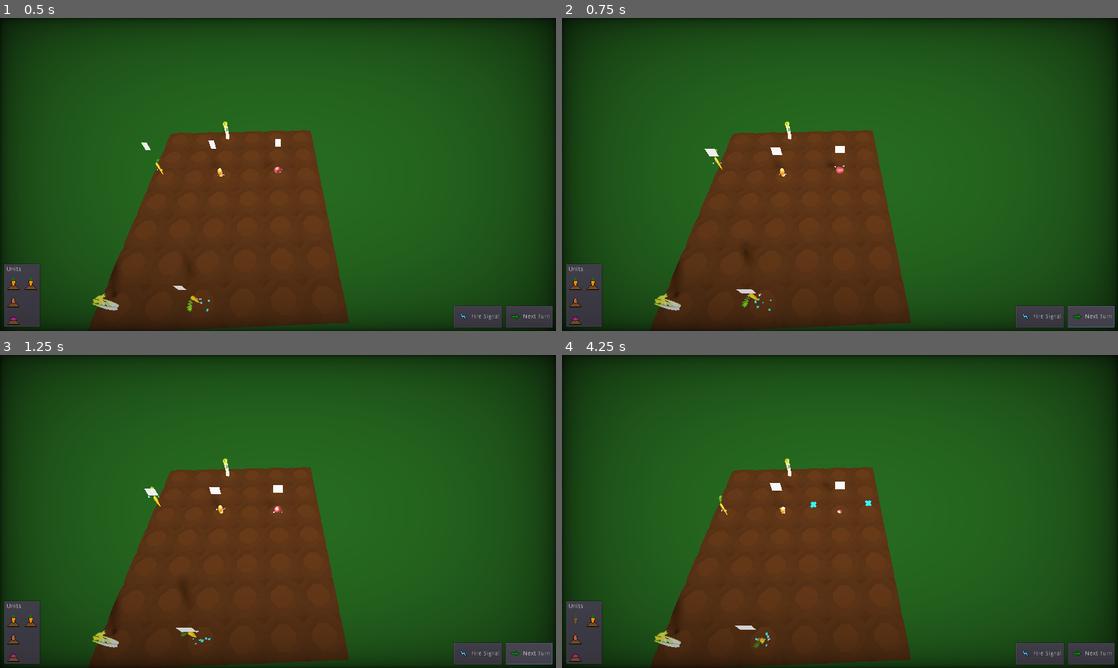
Above: before the commit, frames 1-4 (two rows, left to right).
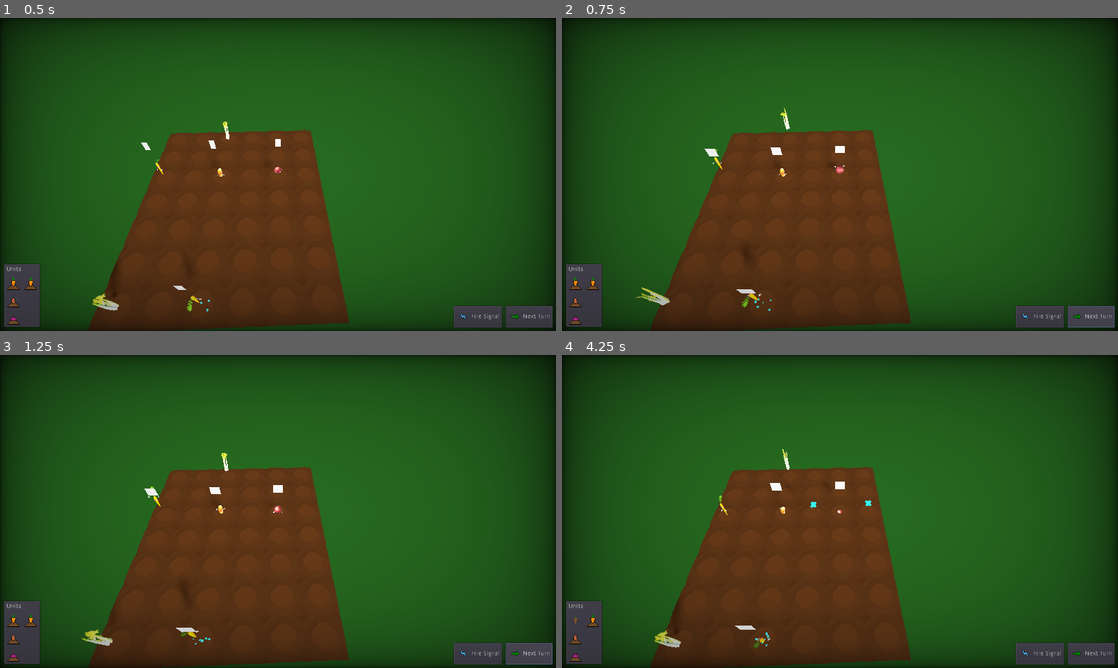
Above: after the commit, the same moments.

Repository: wingedadventurer/gwj-xii
Game: Godot game, scene res://scenes/levels/level_test.tscn
The game is run twice, just before and just after one commit, with the same random seed, the same clock (stepped at 60 frames per second) and the same inputs.
Inputs (mouse positions are in pixels of both pictures, inside the frame that each line leads up to):
- Up to frame 1 (0.5 s): no input
- Up to frame 2 (0.75 s): click "Next Turn" at 0.5 s
- Up to frame 3 (1.25 s): no input
- Up to frame 4 (4.25 s): click "Next Turn" at 1.25 s; click "Fire Signal" at 2 s; click (573, 621) at 2.77 s; click "Unbury" at 3.5 s

Frame 1 is identical in both runs. In frame 2, 0.3% of the frame differs, in the area x 13-42%, y 28-94%; in frame 3, 0.2%; in frame 4, less than 0.1%.

Commit message:
Add win (and lose) screen

Diff:
--- a/godot-project/default_bus_layout.tres
+++ b/godot-project/default_bus_layout.tres
@@ -3,7 +3,7 @@
 [resource]
 bus/1/name = "Music"
 bus/1/solo = false
-bus/1/mute = false
+bus/1/mute = true
 bus/1/bypass_fx = false
 bus/1/volume_db = 0.0
 bus/1/send = "Master"
--- a/godot-project/scenes/celery.tscn
+++ b/godot-project/scenes/celery.tscn
@@ -1,10 +1,81 @@
-[gd_scene load_steps=4 format=2]
+[gd_scene load_steps=7 format=2]
 
 [ext_resource path="res://scripts/celery.gd" type="Script" id=1]
 [ext_resource path="res://models/celery.tscn" type="PackedScene" id=2]
 
 [sub_resource type="BoxShape" id=1]
 extents = Vector3( 0.3, 0.3, 0.3 )
+
+[sub_resource type="Animation" id=2]
+resource_name = "bury"
+tracks/0/type = "value"
+tracks/0/path = NodePath("model:translation")
+tracks/0/interp = 1
+tracks/0/loop_wrap = true
+tracks/0/imported = false
+tracks/0/enabled = true
+tracks/0/keys = {
+"times": PoolRealArray( 0, 1 ),
+"transitions": PoolRealArray( 2, 1 ),
+"update": 0,
+"values": [ Vector3( 0, 0.5, 0 ), Vector3( 0, 0, 0 ) ]
+}
+tracks/1/type = "value"
+tracks/1/path = NodePath("model:rotation_degrees")
+tracks/1/interp = 1
+tracks/1/loop_wrap = true
+tracks/1/imported = false
+tracks/1/enabled = true
+tracks/1/keys = {
+"times": PoolRealArray( 0, 1 ),
+"transitions": PoolRealArray( 0.420448, 1 ),
+"update": 0,
+"values": [ Vector3( 0, 0, 0 ), Vector3( 0, 360, 0 ) ]
+}
+
+[sub_resource type="Animation" id=3]
+resource_name = "spin"
+length = 2.0
+loop = true
+tracks/0/type = "value"
+tracks/0/path = NodePath("model:rotation_degrees")
+tracks/0/interp = 1
+tracks/0/loop_wrap = true
+tracks/0/imported = false
+tracks/0/enabled = true
+tracks/0/keys = {
+"times": PoolRealArray( 0, 2 ),
+"transitions": PoolRealArray( 1, 1 ),
+"update": 0,
+"values": [ Vector3( 0, 0, 0 ), Vector3( 0, 360, 0 ) ]
+}
+
+[sub_resource type="Animation" id=4]
+resource_name = "unbury"
+tracks/0/type = "value"
+tracks/0/path = NodePath("model:translation")
+tracks/0/interp = 1
+tracks/0/loop_wrap = true
+tracks/0/imported = false
+tracks/0/enabled = true
+tracks/0/keys = {
+"times": PoolRealArray( 0, 1 ),
+"transitions": PoolRealArray( 0.5, 1 ),
+"update": 0,
+"values": [ Vector3( 0, 0, 0 ), Vector3( 0, 0.5, 0 ) ]
+}
+tracks/1/type = "value"
+tracks/1/path = NodePath("model:rotation_degrees")
+tracks/1/interp = 1
+tracks/1/loop_wrap = true
+tracks/1/imported = false
+tracks/1/enabled = true
+tracks/1/keys = {
+"times": PoolRealArray( 0, 1 ),
+"transitions": PoolRealArray( 0.68302, 1 ),
+"update": 0,
+"values": [ Vector3( 0, 0, 0 ), Vector3( 0, 360, 0 ) ]
+}
 
 [node name="celery" type="Spatial" groups=[
 "celery",
@@ -21,4 +92,10 @@
 shape = SubResource( 1 )
 
 [node name="model" parent="." instance=ExtResource( 2 )]
+transform = Transform( 0.4, 0, 6.99382e-008, 0, 0.4, 0, -6.99382e-008, 0, 0.4, 0, 0, 0 )
+
+[node name="animation_player" type="AnimationPlayer" parent="."]
+anims/bury = SubResource( 2 )
+anims/spin = SubResource( 3 )
+anims/unbury = SubResource( 4 )
 [connection signal="body_entered" from="signal_receive_area" to="." method="_on_signal_receive_area_body_entered"]
--- a/godot-project/scenes/levels/level_test.tscn
+++ b/godot-project/scenes/levels/level_test.tscn
@@ -8,7 +8,7 @@
 [ext_resource path="res://scenes/signal_start.tscn" type="PackedScene" id=6]
 [ext_resource path="res://scenes/celery.tscn" type="PackedScene" id=7]
 
-[node name="level" index="0" instance=ExtResource( 1 )]
+[node name="level" instance=ExtResource( 1 )]
 
 [node name="collision_polygon" parent="playable_area" index="0"]
 polygon = PoolVector2Array( -4.41949, -2.44929, 1.3917, -2.40288, 1.39856, 4.39782, -4.44466, 4.42229 )
--- a/godot-project/scenes/ui/static_ui.tscn
+++ b/godot-project/scenes/ui/static_ui.tscn
@@ -6,7 +6,9 @@
 [ext_resource path="res://textures/icons/icon_next_turn.png" type="Texture" id=4]
 [ext_resource path="res://scenes/ui/unit_icons.tscn" type="PackedScene" id=5]
 
-[node name="static_ui" type="Control"]
+[node name="static_ui" type="Control" groups=[
+"static_ui",
+]]
 anchor_right = 1.0
 anchor_bottom = 1.0
 mouse_filter = 2
@@ -16,6 +18,7 @@
 }
 
 [node name="hb" type="HBoxContainer" parent="."]
+editor/display_folded = true
 anchor_left = 1.0
 anchor_top = 1.0
 anchor_right = 1.0
@@ -40,5 +43,107 @@
 icon = ExtResource( 4 )
 
 [node name="unit_icons" parent="." instance=ExtResource( 5 )]
+
+[node name="win_popup" type="Control" parent="."]
+editor/display_folded = true
+anchor_right = 1.0
+anchor_bottom = 1.0
+mouse_filter = 2
+__meta__ = {
+"_edit_lock_": true
+}
+
+[node name="shade" type="ColorRect" parent="win_popup"]
+anchor_right = 1.0
+anchor_bottom = 1.0
+color = Color( 0, 0, 0, 0.501961 )
+
+[node name="vb" type="VBoxContainer" parent="win_popup"]
+editor/display_folded = true
+anchor_left = 0.5
+anchor_top = 0.5
+anchor_right = 0.5
+anchor_bottom = 0.5
+margin_left = -154.0
+margin_top = -42.0
+margin_right = 154.0
+margin_bottom = 42.0
+custom_constants/separation = 20
+
+[node name="label" type="Label" parent="win_popup/vb"]
+margin_right = 308.0
+margin_bottom = 14.0
+text = "YOU WIN!"
+align = 1
+
+[node name="hb" type="HBoxContainer" parent="win_popup/vb"]
+margin_top = 34.0
+margin_right = 308.0
+margin_bottom = 84.0
+custom_constants/separation = 8
+
+[node name="button_menu" parent="win_popup/vb/hb" instance=ExtResource( 2 )]
+margin_right = 150.0
+margin_bottom = 50.0
+rect_min_size = Vector2( 150, 50 )
+text = "Go to menu"
+
+[node name="button_next" parent="win_popup/vb/hb" instance=ExtResource( 2 )]
+margin_left = 158.0
+margin_right = 308.0
+margin_bottom = 50.0
+rect_min_size = Vector2( 150, 50 )
+text = "Play Next Level"
+
+[node name="lose_popup" type="Control" parent="."]
+editor/display_folded = true
+visible = false
+anchor_right = 1.0
+anchor_bottom = 1.0
+mouse_filter = 2
+__meta__ = {
+"_edit_lock_": true
+}
+
+[node name="shade" type="ColorRect" parent="lose_popup"]
+anchor_right = 1.0
+anchor_bottom = 1.0
+color = Color( 0, 0, 0, 0.501961 )
+
+[node name="vb_2" type="VBoxContainer" parent="lose_popup"]
+anchor_left = 0.5
+anchor_top = 0.5
+anchor_right = 0.5
+anchor_bottom = 0.5
+margin_left = -154.0
+margin_top = -42.0
+margin_right = 154.0
+margin_bottom = 42.0
+custom_constants/separation = 20
+
+[node name="label" type="Label" parent="lose_popup/vb_2"]
+margin_right = 308.0
+margin_bottom = 14.0
+text = "You lose..."
+align = 1
+
+[node name="hb" type="HBoxContainer" parent="lose_popup/vb_2"]
+margin_top = 34.0
+margin_right = 308.0
+margin_bottom = 84.0
+custom_constants/separation = 8
+
+[node name="button_menu" parent="lose_popup/vb_2/hb" instance=ExtResource( 2 )]
+margin_right = 150.0
+margin_bottom = 50.0
+rect_min_size = Vector2( 150, 50 )
+text = "Go to menu"
+
+[node name="button_retry" parent="lose_popup/vb_2/hb" instance=ExtResource( 2 )]
+margin_left = 158.0
+margin_right = 308.0
+margin_bottom = 50.0
+rect_min_size = Vector2( 150, 50 )
+text = "Retry Level"
 [connection signal="pressed" from="hb/button_fire_signal" to="." method="_on_button_fire_signal_pressed"]
 [connection signal="pressed" from="hb/button_next_turn" to="." method="_on_button_next_turn_pressed"]
--- a/godot-project/scripts/celery.gd
+++ b/godot-project/scripts/celery.gd
@@ -3,13 +3,20 @@
 
 signal caught_signal(me)
 
+var caught := false
+
 # warning-ignore:unused_class_variable
 var unit_type := 4
 
 func _on_signal_receive_area_body_entered(body) -> void:
+	if not caught:
 		if body is class_signal:
 			body.queue_free()
+			caught = true
+			$animation_player.play("unbury")
+			$animation_player.queue("spin")
 			emit_signal("caught_signal", self)
 
 func reset() -> void:
-	pass
+	caught = false
+	$animation_player.play("bury")
--- a/godot-project/scripts/level.gd
+++ b/godot-project/scripts/level.gd
@@ -22,7 +22,7 @@
 	for celery in celeries:
 		celery.connect("caught_signal", self, "_on_celery_caught_signal")
 
-	var number_of_celeries = celeries.size()
+	number_of_celeries = celeries.size()
 	reset_remaining_celery_count()
 
 func reset_remaining_celery_count() -> void:
@@ -31,4 +31,8 @@
 func _on_celery_caught_signal(celery : class_celery) -> void:
 	remaining_celeries -= 1
 	if remaining_celeries == 0:
-		print("You won!")
+		win()
+
+func win() -> void:
+	for static_ui in get_tree().get_nodes_in_group("static_ui"):
+		static_ui.show_win_screen()
--- a/godot-project/scripts/static_ui.gd
+++ b/godot-project/scripts/static_ui.gd
@@ -1,4 +1,8 @@
 extends Control
+
+func _ready() -> void:
+	$win_popup.hide()
+	$lose_popup.hide()
 
 func _on_button_next_turn_pressed() -> void:
 	for unit in get_tree().get_nodes_in_group("unit"):
@@ -12,3 +16,9 @@
 func _on_button_fire_signal_pressed() -> void:
 	for signal_start in get_tree().get_nodes_in_group("signal_start"):
 		signal_start.spawn_signal()
+
+func show_win_screen() -> void:
+	$win_popup.show()
+
+func show_lose_screen() -> void:
+	$lose.show()
